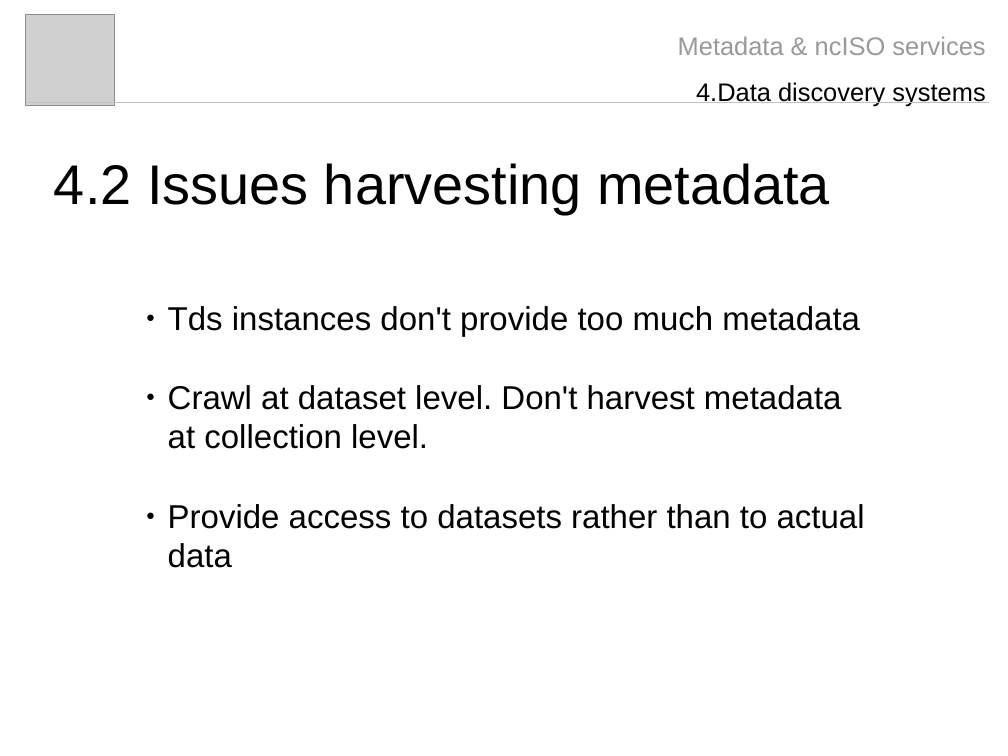
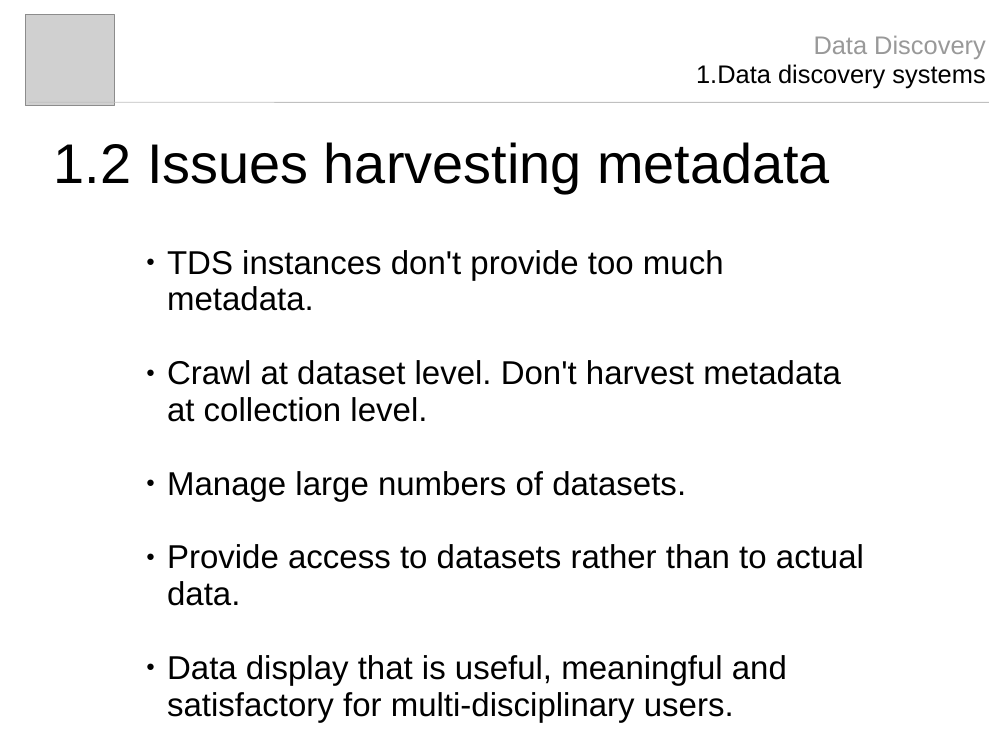
Before and after one commit to Unidata/thredds, a slide deck: slide 3 of docs/web/thredds/tech/tds4.3/reference/ncISO/metadata_ncISO.odp (slide 15 before the commit). Drawn at 1008x756 pixels with LibreOffice and Linux fonts; fonts in the diff are those of the drawing; grey boxes stand for pictures. Boxes give left, top, right and bottom in pixels: in the first picture for what was removed or moved away, otherwise in the second. Text is boxed around its words. In the diff, an @@ line names an element or a change of style, - is before the commit and + after.

```diff
--- a/docs/web/thredds/tech/tds4.3/reference/ncISO/metadata_ncISO.odp
+++ b/docs/web/thredds/tech/tds4.3/reference/ncISO/metadata_ncISO.odp
@@ text at (x1=696, y1=35, x2=986, y2=88): text changed; text colour #999999 to #000000 @@
-Metadata & ncISO services
-4.Data discovery systems
+Data Discovery
+1.Data discovery systems
@@ line (28, 102) - (989, 102): stroke #C0C0C0 0 pt to #C0C0C0 0.74 pt @@
@@ title at (x1=54, y1=142, x2=830, y2=193): text changed @@
-4.2 Issues harvesting metadata
+1.2 Issues harvesting metadata
@@ text "TDS instances don't provide too ..." moved from (x1=168, y1=306, x2=865, y2=568) to (x1=167, y1=250, x2=864, y2=722) @@
@@ text at (x1=167, y1=250, x2=724, y2=311): text changed @@
-● Tds instances don't provide too much metadata
+● TDS instances don't provide too much metadata.
@@ text at (x1=167, y1=360, x2=841, y2=422): indent changed; line spacing 1 to 0.93 @@
@@ text at (x1=167, y1=471, x2=864, y2=722): text changed @@
-● Provide access to datasets rather than to actual data
+● Manage large numbers of datasets.
+● Provide access to datasets rather than to actual data.
+● Data display that is useful, meaningful and satisfactory for multi-disciplinary users.
```
Also in this commit, not shown: 10 other slides changed, 2 slides added, 7 slides removed, 1 other file.
